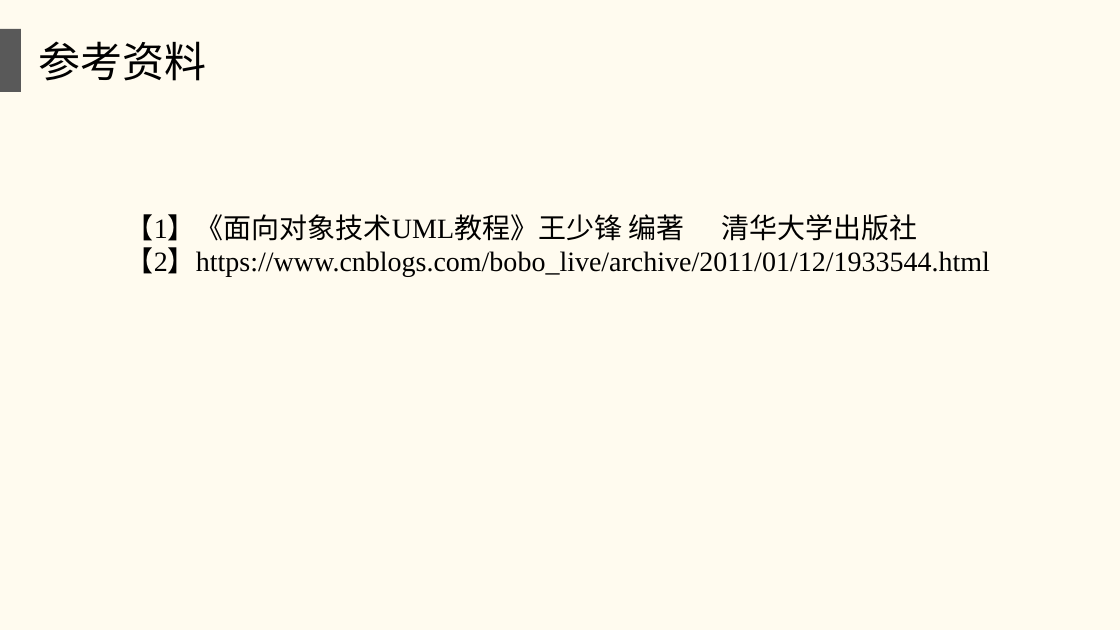
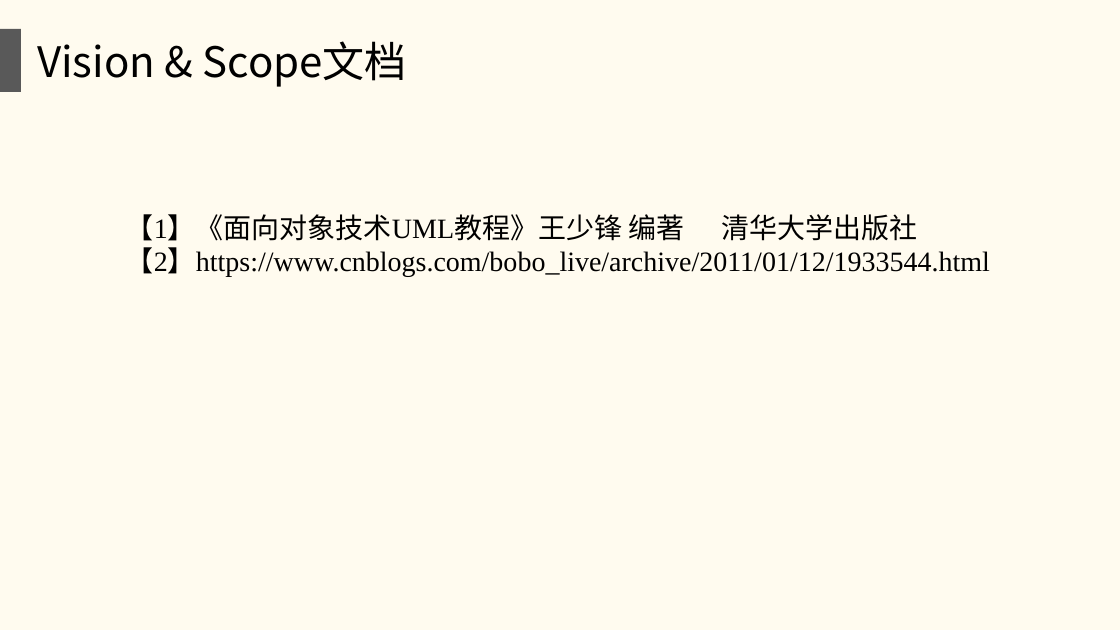
Before and after one commit to twn422/PRD2017, a slide deck: slide 8 of PRD-2017-G24/STW/受控文件/分析设计/软件需求规格说明书/软件需求规格说明书.ppt (slide 7 before the commit). Drawn at 1120x630 pixels with LibreOffice and Linux fonts; fonts in the diff are those of the drawing. Boxes give left, top, right and bottom in pixels: in the first picture for what was removed or moved away, otherwise in the second. Text is boxed around its words. In the diff, an @@ line names an element or a change of style, - is before the commit and + after.

Commit message:
相关者更新，愿景文档更新

```diff
--- a/PRD-2017-G24/STW/受控文件/分析设计/软件需求规格说明书/软件需求规格说明书.ppt
+++ b/PRD-2017-G24/STW/受控文件/分析设计/软件需求规格说明书/软件需求规格说明书.ppt
@@ text added at box(37, 41, 407, 87), 36 pt, text #000000 @@
+Vision & Scope文档
@@ text removed at box(39, 41, 207, 81) @@
-参考资料
```
Also in this commit, not shown: 4 other slides changed, 2 slides added, 6 other files.
